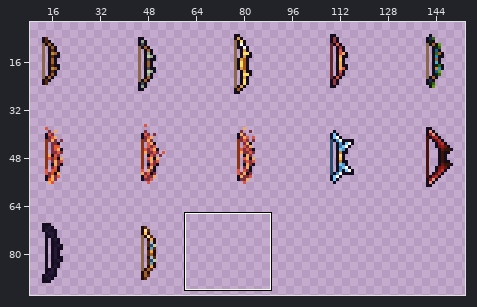
Sprite sheet, stored at Entities/Items/Weapons/WeaponsRanged.png. Above, an overview of the earlier version with the close-up marked.
Close-up. As it was:
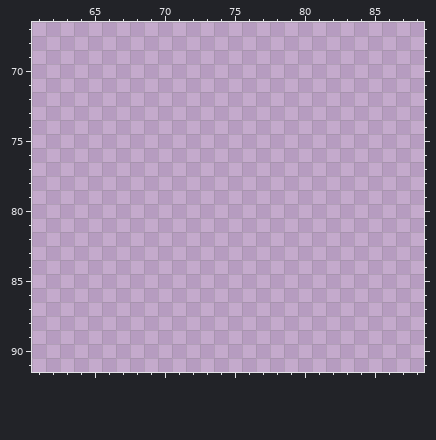
The file is 160x112 pixels. Shown: x 61..88, y 67..91. The wide view leaves out empty margins.
Palette (. is transparent): 
And afterwards:
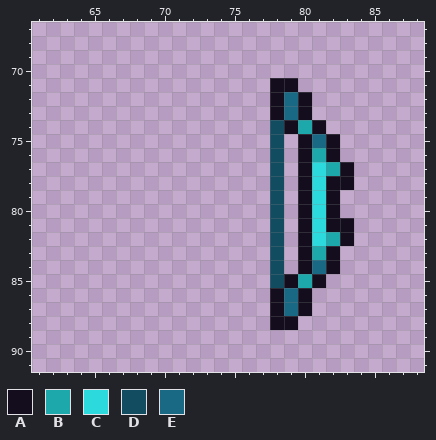
Colours new in this view: A #130d1d  B #1da8ab  C #2cdade  D #124c60  E #1a6984
What changed:
y 71: x 78..79 .. -> AA
y 72..73: x 78..80 ... -> AEA
y 74: x 78..81 .... -> DABA
y 75: x 78 . -> D; x 80..82 ... -> AEA
y 76: x 78 . -> D; x 80..82 ... -> ABA
y 77: x 78 . -> D; x 80..83 .... -> ACBA
y 78: x 78 . -> D; x 80..83 .... -> ACAA
y 79..80: x 78 . -> D; x 80..82 ... -> ACA
y 81: x 78 . -> D; x 80..83 .... -> ACAA
y 82: x 78 . -> D; x 80..83 .... -> ACBA
y 83: x 78 . -> D; x 80..82 ... -> ABA
y 84: x 78 . -> D; x 80..82 ... -> AEA
y 85: x 78..81 .... -> DABA
y 86..87: x 78..80 ... -> AEA
y 88: x 78..79 .. -> AA
Boxes around the changes in both close-ups, in picture pixels (x1, y1, x2, y2):
added: (270, 78, 354, 330)
